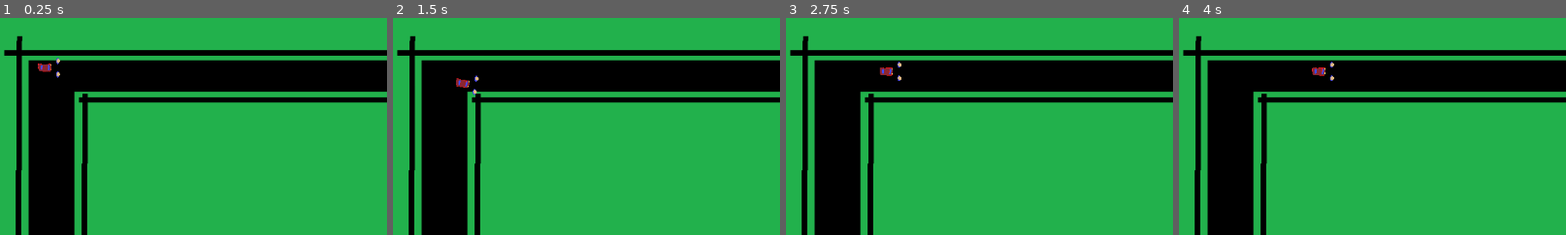
Above: before the commit, frames 1-4 (left to right).
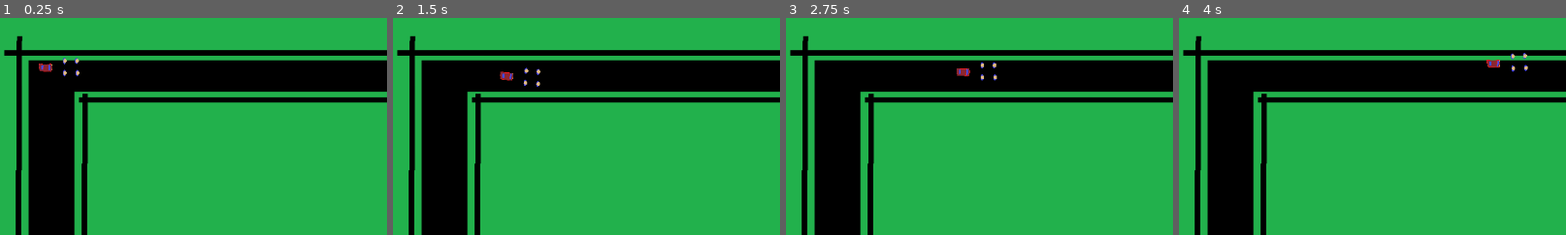
Above: after the commit, the same moments.

Repository: pazhersh/CarPull
Game: Godot game, scene res://scenes/main.tscn
The game is run twice, just before and just after one commit, with the same random seed, the same clock (stepped at 60 frames per second) and the same inputs.
Inputs:
- Up to frame 1 (0.25 s): no input
- Up to frame 2 (1.5 s): tap Enter at 0.5 s; hold D (right, bound only before the commit) 0.53-1.28 s; tap Q (Row 1 Person 1, bound only before the commit) at 0.6 s; tap A (Row 2 Person 1, bound only before the commit) at 0.8, 1.35 s; tap Space at 1.25 s; hold S (down, bound only before the commit) from 1.28 s (still down)
- Up to frame 3 (2.75 s): tap Q (Row 1 Person 1, bound only before the commit) at 1.55, 2.1 s; tap Enter at 2 s; release S (down, bound only before the commit) at 2.03 s; hold D (right, bound only before the commit) from 2.03 s (still down); tap A (Row 2 Person 1, bound only before the commit) at 2.3 s
- Up to frame 4 (4 s): tap Space at 2.75 s; release D (right, bound only before the commit) at 2.78 s; hold W (up, bound only before the commit) 2.78-3.53 s; tap A (Row 2 Person 1, bound only before the commit) at 2.85, 3.8 s; tap Q (Row 1 Person 1, bound only before the commit) at 3.05, 3.6 s; tap Enter at 3.5 s; hold S (down, bound only before the commit) from 3.53 s (still down)
The pictures show only the part of the screen within x 5-55%, y 0-50%; the shares and areas given below are measured in that part.

The runs differ from the first frame. In frame 1, 0.2% of the frame differs, in the area x 9-21%, y 18-28%; in frame 2, 0.4%, in the area x 16-39%, y 22-36%; in frame 3, 0.4%; in frame 4, 0.4%.

Commit message:
generified the people

Diff:
--- a/project.godot
+++ b/project.godot
@@ -17,39 +17,24 @@
 
 [input]
 
-"Row 1 Person 1"={
+Q={
 "deadzone": 0.5,
 "events": [Object(InputEventKey,"resource_local_to_scene":false,"resource_name":"","device":0,"window_id":0,"alt_pressed":false,"shift_pressed":false,"ctrl_pressed":false,"meta_pressed":false,"pressed":false,"keycode":0,"physical_keycode":81,"key_label":0,"unicode":0,"echo":false,"script":null)
 ]
 }
-"Row 2 Person 1"={
+A={
 "deadzone": 0.5,
 "events": [Object(InputEventKey,"resource_local_to_scene":false,"resource_name":"","device":-1,"window_id":0,"alt_pressed":false,"shift_pressed":false,"ctrl_pressed":false,"meta_pressed":false,"pressed":false,"keycode":0,"physical_keycode":65,"key_label":0,"unicode":97,"echo":false,"script":null)
 ]
 }
-up={
+W={
 "deadzone": 0.5,
 "events": [Object(InputEventKey,"resource_local_to_scene":false,"resource_name":"","device":-1,"window_id":0,"alt_pressed":false,"shift_pressed":false,"ctrl_pressed":false,"meta_pressed":false,"pressed":false,"keycode":0,"physical_keycode":87,"key_label":0,"unicode":119,"echo":false,"script":null)
 ]
 }
-down={
+S={
 "deadzone": 0.5,
 "events": [Object(InputEventKey,"resource_local_to_scene":false,"resource_name":"","device":-1,"window_id":0,"alt_pressed":false,"shift_pressed":false,"ctrl_pressed":false,"meta_pressed":false,"pressed":false,"keycode":0,"physical_keycode":83,"key_label":0,"unicode":115,"echo":false,"script":null)
-]
-}
-left={
-"deadzone": 0.5,
-"events": [Object(InputEventKey,"resource_local_to_scene":false,"resource_name":"","device":-1,"window_id":0,"alt_pressed":false,"shift_pressed":false,"ctrl_pressed":false,"meta_pressed":false,"pressed":false,"keycode":0,"physical_keycode":65,"key_label":0,"unicode":97,"echo":false,"script":null)
-]
-}
-right={
-"deadzone": 0.5,
-"events": [Object(InputEventKey,"resource_local_to_scene":false,"resource_name":"","device":-1,"window_id":0,"alt_pressed":false,"shift_pressed":false,"ctrl_pressed":false,"meta_pressed":false,"pressed":false,"keycode":0,"physical_keycode":68,"key_label":0,"unicode":100,"echo":false,"script":null)
-]
-}
-<<<<<<<HEADup={
-"deadzone": 0.5,
-"events": [Object(InputEventKey,"resource_local_to_scene":false,"resource_name":"","device":-1,"window_id":0,"alt_pressed":false,"shift_pressed":false,"ctrl_pressed":false,"meta_pressed":false,"pressed":false,"keycode":0,"physical_keycode":87,"key_label":0,"unicode":119,"echo":false,"script":null)
 ]
 }
 
--- a/scenes/main.tscn
+++ b/scenes/main.tscn
@@ -1,10 +1,11 @@
-[gd_scene load_steps=7 format=3 uid="uid://t7us3pgenqs8"]
+[gd_scene load_steps=8 format=3 uid="uid://t7us3pgenqs8"]
 
-[ext_resource type="Texture2D" uid="uid://rd4uwxtapgvc" path="res://assets/basic-track-1.png" id="1_jmwwq"]
+[ext_resource type="Texture2D" uid="uid://x8mvd4nbvh28" path="res://assets/basic-track-1.png" id="1_jmwwq"]
 [ext_resource type="Texture2D" uid="uid://ddkyeckf7jcap" path="res://assets/track-edge-1.png" id="2_as2hv"]
 [ext_resource type="Texture2D" uid="uid://bo252o0ir8t6u" path="res://assets/car 1.png" id="3_c17p3"]
 [ext_resource type="Texture2D" uid="uid://cx4m8442uhned" path="res://assets/person 1.png" id="3_s3dpa"]
 [ext_resource type="Script" path="res://scripts/car.gd" id="3_yovku"]
+[ext_resource type="Script" path="res://scripts/person-node.gd" id="6_3t6yx"]
 
 [sub_resource type="RectangleShape2D" id="RectangleShape2D_rxctr"]
 size = Vector2(20, 21.7163)
@@ -123,7 +124,7 @@
 polygon = PackedVector2Array(16, 4, -16, 4, -16, -4, 16, -4)
 
 [node name="car" type="CharacterBody2D" parent="."]
-position = Vector2(127, 74)
+position = Vector2(128, 74)
 script = ExtResource("3_yovku")
 
 [node name="CarSprite" type="Sprite2D" parent="car"]
@@ -134,12 +135,42 @@
 scale = Vector2(1.00877, 0.597459)
 shape = SubResource("RectangleShape2D_rxctr")
 
-[node name="PersonSprite1" type="Sprite2D" parent="car"]
-position = Vector2(20, -10)
+[node name="person1" type="Node2D" parent="car" groups=["people"]]
+position = Vector2(29, -10)
+script = ExtResource("6_3t6yx")
+metadata/Input = "Q"
+
+[node name="PersonSprite1" type="Sprite2D" parent="car/person1"]
 scale = Vector2(0.0354278, 0.0354278)
 texture = ExtResource("3_s3dpa")
+metadata/_edit_lock_ = true
 
-[node name="PersonSprite2" type="Sprite2D" parent="car"]
-position = Vector2(20, 10)
+[node name="person3" type="Node2D" parent="car" groups=["people"]]
+position = Vector2(47, -10)
+script = ExtResource("6_3t6yx")
+metadata/Input = "W"
+
+[node name="PersonSprite1" type="Sprite2D" parent="car/person3"]
 scale = Vector2(0.0354278, 0.0354278)
 texture = ExtResource("3_s3dpa")
+metadata/_edit_lock_ = true
+
+[node name="person4" type="Node2D" parent="car" groups=["people"]]
+position = Vector2(48, 8)
+script = ExtResource("6_3t6yx")
+metadata/Input = "S"
+
+[node name="PersonSprite1" type="Sprite2D" parent="car/person4"]
+scale = Vector2(0.0354278, 0.0354278)
+texture = ExtResource("3_s3dpa")
+metadata/_edit_lock_ = true
+
+[node name="person2" type="Node2D" parent="car" groups=["people"]]
+position = Vector2(29, 8)
+script = ExtResource("6_3t6yx")
+metadata/Input = "A"
+
+[node name="PersonSprite1" type="Sprite2D" parent="car/person2"]
+scale = Vector2(0.0354278, 0.0354278)
+texture = ExtResource("3_s3dpa")
+metadata/_edit_lock_ = true
--- a/scripts/car.gd
+++ b/scripts/car.gd
@@ -20,7 +20,8 @@
 func _physics_process(_delta):
 	# Get the input direction and handle the movement/deceleration.
 	# As good practice, you should replace UI actions with custom gameplay actions.
-	var poeple_movement = people.reduce(func(acc, current): return acc + current.process(), Vector2())
+	# var poeple_movement = people.reduce(func(acc, current): return acc + current.process(), Vector2())
+	var poeple_movement = get_tree().get_nodes_in_group("people").reduce(func(acc, current): return acc + current.process(), Vector2())
 	rotation += poeple_movement.y / 25
 	motion += poeple_movement.rotated(rotation)
 
--- /dev/null
+++ b/scripts/person-node.gd
@@ -0,0 +1,11 @@
+extends Node
+
+const MAX_ROW = 2
+const MAX_COLUMN = 1
+const PULL_POWER = 5.0
+
+
+func process():
+	if Input.is_action_just_pressed(get_meta('Input')):
+		return self.position.normalized() * PULL_POWER
+	return Vector2()
--- a/scripts/person.gd
+++ b/scripts/person.gd
@@ -13,7 +13,7 @@
 	_col = col
 	_input = input
 
-func process(	):
+func process():
 	if Input.is_action_just_pressed(_input):
 		var x = 1
 		var row_center = MAX_ROW / _row
